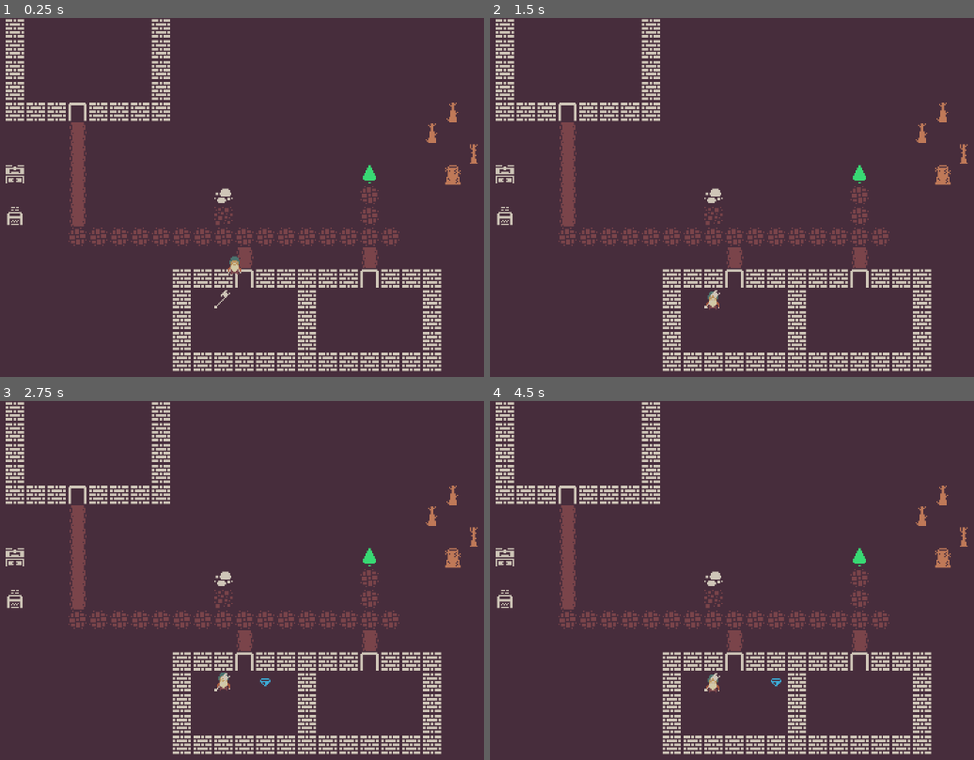
Above: before the commit, frames 1-4 (two rows, left to right).
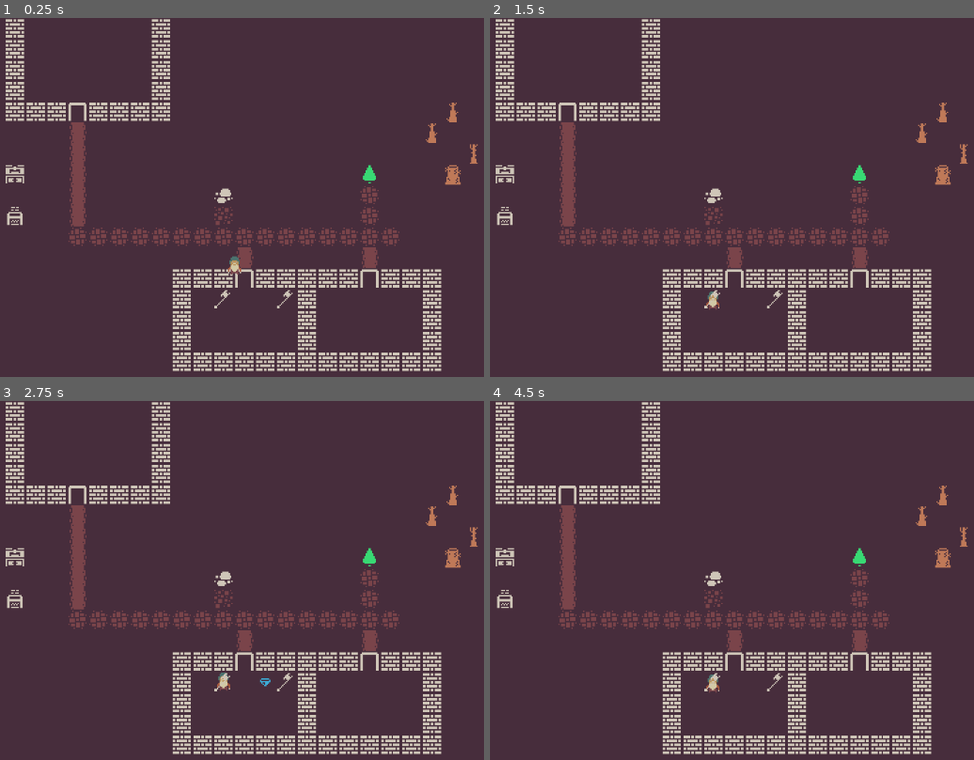
Above: after the commit, the same moments.

Repository: LeoBasov/goap-godot
Game: Godot game, scene res://level/test_level.tscn
Two runs of this game, one before a commit and one after it. Both use one fixed random seed, a clock stepped at 60 frames per second and the inputs below.
Inputs (mouse positions are in pixels of both pictures, inside the frame that each line leads up to):
- Up to frame 1 (0.25 s): no input
- Up to frame 2 (1.5 s): tap Enter at 0.5 s; move the mouse to (693, 298) at 0.52 s; tap Space at 1.25 s; move the mouse to (712, 298) at 1.27 s
- Up to frame 3 (2.75 s): tap Enter at 2 s; move the mouse to (266, 681) at 2.02 s
- Up to frame 4 (4.5 s): tap Space at 2.75, 4.25 s; move the mouse to (775, 702) at 2.77 s; tap Enter at 3.5 s; move the mouse to (756, 702) at 3.52 s; move the mouse to (775, 681) at 4.27 s

The runs differ from the first frame. In frame 1, less than 0.1% of the frame differs, in the area x 57-61%, y 75-81%; in frame 2, less than 0.1%; in frame 3, less than 0.1%; in frame 4, less than 0.1%.

Commit message:
added sybols for carrying

Diff:
--- a/goap/level/test_level.tscn
+++ b/goap/level/test_level.tscn
@@ -1128,3 +1128,4 @@
 
 [node name="StorageSpace6" parent="Storage" instance=ExtResource("6_xowea")]
 position = Vector2(565, 437)
+current_object = 1
--- /dev/null
+++ b/goap/src/carry_sprite.gd
@@ -0,0 +1,49 @@
+extends Sprite2D
+
+enum Options {EMPTY, AXE, STONE, WOOD}
+@export var current_object: Options
+
+var options_map : Dictionary
+var reverse_options_map : Dictionary
+var sprite_map : Dictionary
+var w : int = 16
+var h : int = 16
+var sprite : Sprite2D
+
+func _ready() -> void:
+	check_state()
+
+func _init() -> void:
+	options_map["empty"] = Options.EMPTY
+	options_map["axe"] = Options.AXE
+	options_map["stone"] = Options.STONE
+	options_map["wood"] = Options.WOOD
+
+	reverse_options_map[Options.EMPTY] = "empty"
+	reverse_options_map[Options.AXE] = "axe"
+	reverse_options_map[Options.STONE] = "stone"
+	reverse_options_map[Options.WOOD] = "wood"
+
+	sprite_map[Options.EMPTY] = Rect2(368.0, 64.0, w, h)
+	sprite_map[Options.AXE] = Rect2(672.0, 112.0, w, h)
+	sprite_map[Options.STONE] = Rect2(0, 0, w, h)
+	sprite_map[Options.WOOD] = Rect2(592, 32, w, h)
+
+func check_state():
+	if current_object == Options.EMPTY:
+		region_rect = sprite_map[current_object]
+		hide()
+	else:
+		region_rect = sprite_map[current_object]
+		show()
+
+func set_object(object_name):
+	current_object = options_map[object_name]
+	check_state()
+
+func empty():
+	current_object = Options.EMPTY
+	check_state()
+
+func get_current_object():
+	return reverse_options_map[current_object]
--- a/goap/src/dwarf.gd
+++ b/goap/src/dwarf.gd
@@ -2,10 +2,11 @@
 
 var agent : Agent = Agent.new()
 var speed : float  = 200.0
-var has_axe = false
-var has_wood = false
+var has_axe: bool : set = set_axe
+var has_wood: bool : set = set_wood
 
 func _ready() -> void:
+	has_axe = false
 	agent.object = self
 
 func _process(delta: float) -> void:
@@ -13,3 +14,15 @@
 
 func moveto(target: Vector2, delta: float):
 	position += (target - position).normalized() * speed * delta
+
+func set_axe(state: bool):
+	if state:
+		$CarrySprite.set_object("axe")
+	else:
+		$CarrySprite.empty()
+
+func set_wood(state: bool):
+	if state:
+		$CarrySprite.set_object("wood")
+	else:
+		$CarrySprite.empty()
--- a/goap/src/dwarf.tscn
+++ b/goap/src/dwarf.tscn
@@ -1,7 +1,9 @@
-[gd_scene load_steps=3 format=3 uid="uid://554oo0kvo5kp"]
+[gd_scene load_steps=5 format=3 uid="uid://554oo0kvo5kp"]
 
 [ext_resource type="Script" uid="uid://bx4q0dikv1v8v" path="res://src/dwarf.gd" id="1_2xmiu"]
 [ext_resource type="Texture2D" uid="uid://cpmveh1v8rsvw" path="res://assets/dwarf.png" id="1_jcu87"]
+[ext_resource type="Texture2D" uid="uid://nvmuqgko1fj3" path="res://assets/colored-transparent_packed.png" id="3_1y6d8"]
+[ext_resource type="Script" uid="uid://u7k0rq2g0sd8" path="res://src/carry_sprite.gd" id="4_55a5q"]
 
 [node name="Dwarf" type="Node2D"]
 script = ExtResource("1_2xmiu")
@@ -10,3 +12,10 @@
 scale = Vector2(2, 2)
 texture = ExtResource("1_jcu87")
 region_rect = Rect2(16, 16, 16, 16)
+
+[node name="CarrySprite" type="Sprite2D" parent="."]
+scale = Vector2(2, 2)
+texture = ExtResource("3_1y6d8")
+region_enabled = true
+region_rect = Rect2(0, 0, 16, 16)
+script = ExtResource("4_55a5q")
--- a/goap/src/storage_space.tscn
+++ b/goap/src/storage_space.tscn
@@ -1,6 +1,6 @@
 [gd_scene load_steps=4 format=3 uid="uid://bb6mpsoduub85"]
 
-[ext_resource type="Script" uid="uid://cmyxb4updtvq" path="res://storage_space.gd" id="1_etaoc"]
+[ext_resource type="Script" uid="uid://cmyxb4updtvq" path="res://src/storage_space.gd" id="1_etaoc"]
 [ext_resource type="Texture2D" uid="uid://nvmuqgko1fj3" path="res://assets/colored-transparent_packed.png" id="2_tn1xr"]
 
 [sub_resource type="RectangleShape2D" id="RectangleShape2D_tn1xr"]
Not shown, added: goap/src/carry_sprite.gd.uid
Renamed: goap/storage_space.gd -> goap/src/storage_space.gd
Renamed: goap/storage_space.gd.uid -> goap/src/storage_space.gd.uid
